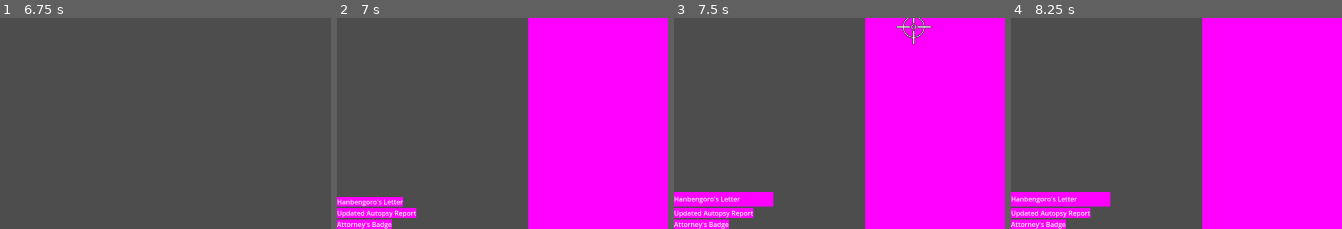
Above: before the commit, frames 1-4 (left to right).
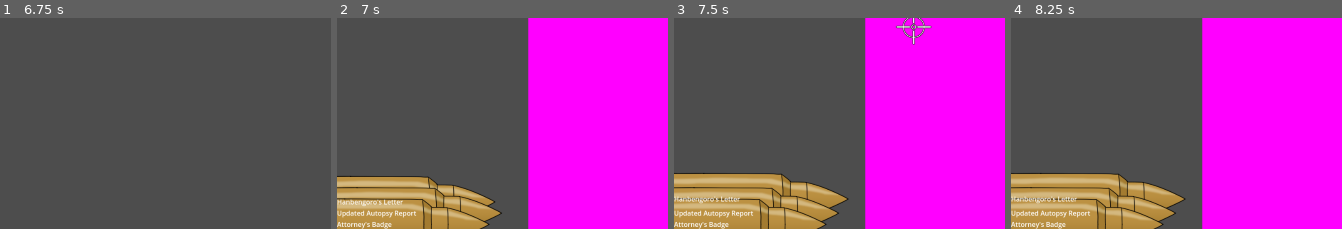
Above: after the commit, the same moments.

Repository: JamJestSimon/Danbengoro
Game: Godot game, scene res://scenes/shooting_stage.tscn
Two runs of this game, one before a commit and one after it. Both use one fixed random seed, a clock stepped at 60 frames per second and the inputs below.
Inputs (mouse positions are % of the whole screen's width and height, from its top left):
- Up to frame 1 (6.75 s): move the mouse to (87, 41) at 0.52 s; click (87, 41) at 0.67 s; tap Enter at 1.25, 2.75, 4.25 s; move the mouse to (36, 52) at 1.27 s; click (36, 52) at 1.42 s; tap Space at 2, 3.5, 5 s; move the mouse to (72, 23) at 2.02 s; click (72, 23) at 2.17 s; move the mouse to (54, 68) at 2.77 s; click (54, 68) at 2.92 s; move the mouse to (96, 63) at 3.52 s; click (96, 63) at 3.67 s; move the mouse to (24, 31) at 4.27 s; click (24, 31) at 4.42 s; move the mouse to (66, 47) at 5.02 s; click (66, 47) at 5.17 s; move the mouse to (42, 20) at 5.77 s; click (42, 20) at 5.92 s; move the mouse to (87, 41) at 6.52 s; click (87, 41) at 6.67 s
- Up to frame 2 (7 s): no input
- Up to frame 3 (7.5 s): move the mouse to (36, 52) at 7.27 s; click (36, 52) at 7.42 s
- Up to frame 4 (8.25 s): move the mouse to (72, 23) at 8.02 s; click (72, 23) at 8.17 s
The pictures show only the part of the screen within x 0-50%, y 50-100%; the shares and areas given below are measured in that part.

Frame 1 is identical in both runs. In frame 2, 11% of the frame differs, in the area x 0-50%, y 74-100%; in frame 3, 12%, in the area x 0-53%, y 73-100%; in frame 4, 12%.
Error before the commit: Invalid access to property or key 'start_position' on a base object of type 'Dictionary'. (res://scripts/shooting_stage_controller.gd:50)
Error after the commit: Invalid access to property or key 'start_position' on a base object of type 'Dictionary'. (res://scripts/shooting_stage_controller.gd:51)

Commit message:
Dialogues

Diff:
--- a/nodes/bullet.tscn
+++ b/nodes/bullet.tscn
@@ -1,8 +1,7 @@
 [gd_scene load_steps=3 format=3 uid="uid://c2prewlygy8qx"]
 
 [ext_resource type="Script" path="res://scripts/bullet.gd" id="1_isfk3"]
-
-[sub_resource type="PlaceholderTexture2D" id="PlaceholderTexture2D_tdcf2"]
+[ext_resource type="Texture2D" uid="uid://bdwlhunpyilf1" path="res://sprites/Bullet.png" id="2_obucp"]
 
 [node name="Label" type="Label"]
 anchors_preset = 9
@@ -23,4 +22,4 @@
 anchor_bottom = 1.0
 grow_horizontal = 2
 grow_vertical = 2
-texture = SubResource("PlaceholderTexture2D_tdcf2")
+texture = ExtResource("2_obucp")
--- a/scenes/shooting_stage.tscn
+++ b/scenes/shooting_stage.tscn
@@ -7,6 +7,7 @@
 [ext_resource type="Texture2D" uid="uid://dvpqgjewqx88q" path="res://sprites/Beniowski.png" id="3_stx5x"]
 [ext_resource type="Texture2D" uid="uid://1usfeoogic6i" path="res://sprites/Stiepanow.png" id="4_euknh"]
 [ext_resource type="Texture2D" uid="uid://cwk83jf4b2wp4" path="res://sprites/Riumin.png" id="5_26naj"]
+[ext_resource type="Texture2D" uid="uid://boj8wou8p2j0b" path="res://sprites/OneWhitePixel.png" id="7_roh31"]
 [ext_resource type="Texture2D" uid="uid://b4ml7rkh3gf0m" path="res://sprites/Crosshair.png" id="8_i46nt"]
 
 [sub_resource type="PlaceholderTexture2D" id="PlaceholderTexture2D_wy81u"]
@@ -53,8 +54,20 @@
 anchor_bottom = 1.0
 grow_horizontal = 2
 grow_vertical = 0
+bbcode_enabled = true
+text = "[center]This is my centered text.[/center]"
 fit_content = true
 scroll_active = false
+
+[node name="TextureRect" type="TextureRect" parent="CanvasLayer/SpeechBox"]
+modulate = Color(0, 0, 0, 0.392157)
+layout_mode = 1
+anchors_preset = 15
+anchor_right = 1.0
+anchor_bottom = 1.0
+grow_horizontal = 2
+grow_vertical = 2
+texture = ExtResource("7_roh31")
 
 [node name="Crosshair" parent="." node_paths=PackedStringArray("bullet_chamber") instance=ExtResource("3_on5vh")]
 z_index = 10
--- a/scripts/shooting_stage_controller.gd
+++ b/scripts/shooting_stage_controller.gd
@@ -18,6 +18,7 @@
 # Called when the node enters the scene tree for the first time.
 func _ready() -> void:
 	speaker.visible = false
+	speechbox.visible = false
 	var data = FileAccess.open("res://data/shooting_stage_data.json", FileAccess.READ)
 	jsonData = JSON.parse_string(data.get_as_text())
 	stages_amount = (jsonData["stages"] as Array).size()
@@ -79,7 +80,21 @@
 func next_bubble() -> void:
 	bubble += 1
 	if(bubble >= (jsonData["stages"][stage]["bubbles"] as Array).size()):
-		#dialogue here
+		#anims here
+		speechbox.visible = true
+		for dialogue in jsonData["stages"][stage]["restart_dialogue"]:
+			match dialogue["character"]:
+				"B":
+					speaker.texture = beniowski
+				"I":
+					speaker.texture = izmailow
+				"S":
+					speaker.texture = stieplanow
+				"R":
+					speaker.texture = riumin
+			speechbox.text = "[center]%s[/center]" % dialogue["text"]
+			await get_tree().create_timer(dialogue["time"]).timeout
+		speechbox.visible = false
 		restart_stage()
 	else:
 		spawn_bubble()
@@ -100,7 +115,21 @@
 		start_stage()
 
 func on_incorrect_bubble_destoryed() -> void:
-	#dialogue here
+	#anims here
+	speechbox.visible = true
+	for dialogue in jsonData["stages"][stage]["incorrect_dialogue"]:
+		match dialogue["character"]:
+			"B":
+				speaker.texture = beniowski
+			"I":
+				speaker.texture = izmailow
+			"S":
+				speaker.texture = stieplanow
+			"R":
+				speaker.texture = riumin
+		speechbox.text = "[center]%s[/center]" % dialogue["text"]
+		await get_tree().create_timer(dialogue["time"]).timeout
+	speechbox.visible = false
 	restart_stage()
 
 func on_correct_bubble_destoryed() -> void:
Not shown: 1 places in scenes/shooting_stage.tscn that only renumber resources
